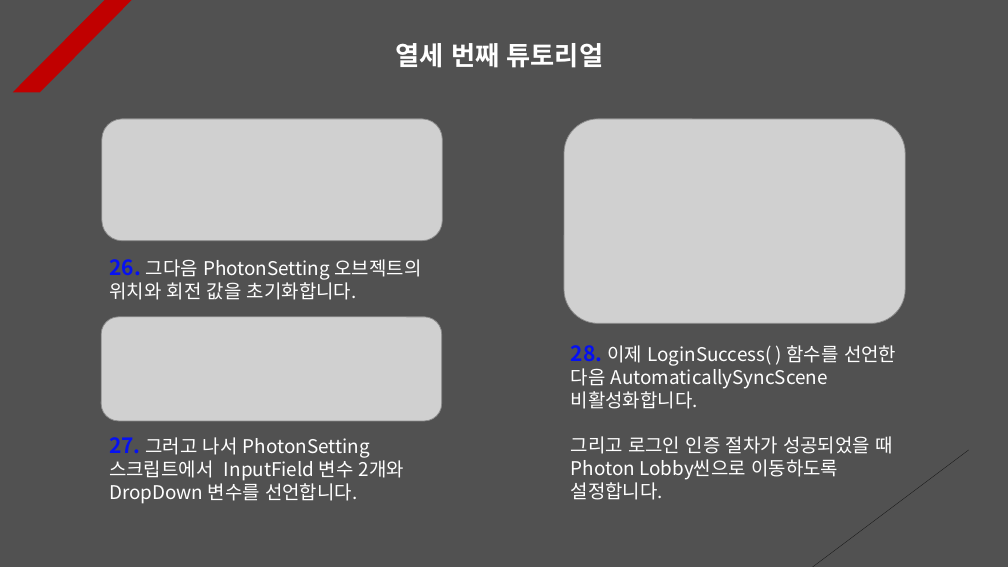
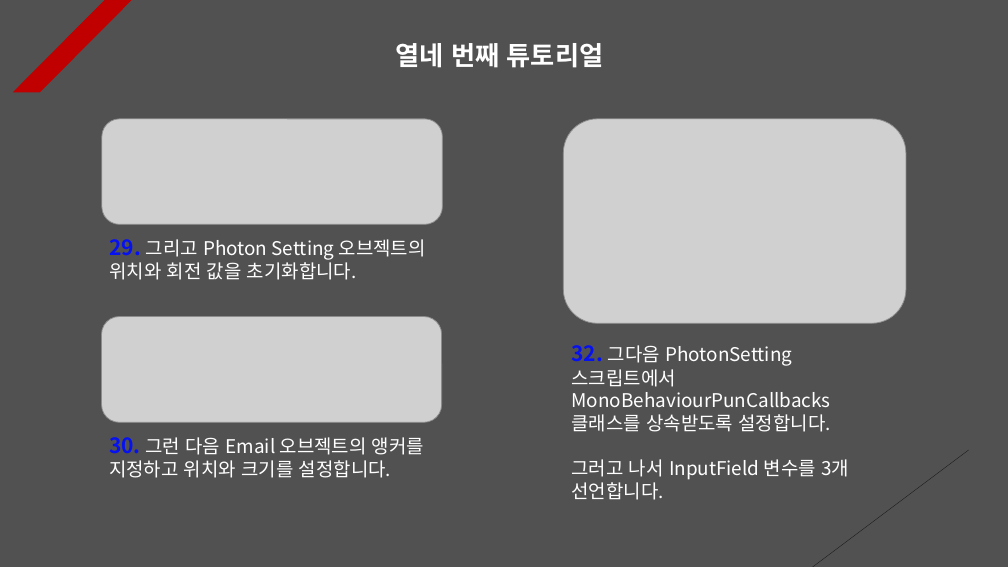
Before and after one commit to Unity2033/3D-UnityEngine, a slide deck: slide 14 of Assets/Class/Photon Server/PPT Data/Photon PlayFab.pptx (slide 13 before the commit). Drawn at 1008x567 pixels with LibreOffice and Linux fonts; fonts in the diff are those of the drawing; grey boxes stand for pictures. Boxes give left, top, right and bottom in pixels: in the first picture for what was removed or moved away, otherwise in the second. Text is boxed around its words. In the diff, an @@ line names an element or a change of style, - is before the commit and + after.

Commit message:
Photon Server Renewal
- Delete unnecessary game objects
  and code

- User nickname set to be saved
  when signing up for membership

- Photon Server PPT Data Update

- Fixed the problem of membership
  registration failure

```diff
--- a/Assets/Class/Photon Server/PPT Data/Photon PlayFab.pptx
+++ b/Assets/Class/Photon Server/PPT Data/Photon PlayFab.pptx
@@ text at [396,43,603,68]: text changed @@
-열세 번째 튜토리얼
+열네 번째 튜토리얼
@@ picture: place and size @@
-picture at [102,119,442,240]
+picture at [102,119,442,225]
@@ text at [109,239,426,280]: text changed @@
-26. 그다음 PhotonSetting 오브젝트의 위치와 회전 값을 초기화합니다.
+29. 그리고 Photon Setting 오브젝트의 위치와 회전 값을 초기화합니다.
@@ text at [571,345,849,500]: text changed @@
-28. 이제 LoginSuccess( ) 함수를 선언한 다음 AutomaticallySyncScene 비활성화합니다.
-그리고 로그인 인증 절차가 성공되었을 때 Photon Lobby씬으로 이동하도록 설정합니다.
+32. 그다음 PhotonSetting 스크립트에서 MonoBehaviourPunCallbacks 클래스를 상속받도록 설정합니다.
+그러고 나서 InputField 변수를 3개 선언합니다.
@@ text at [109,437,424,478]: text changed @@
-27. 그러고 나서 PhotonSetting 스크립트에서 InputField 변수 2개와 DropDown 변수를 선언합니다.
+30. 그런 다음 Email 오브젝트의 앵커를 지정하고 위치와 크기를 설정합니다.
```
Also in this commit, not shown: 7 other slides changed, 3 slides added, 9 other files.
